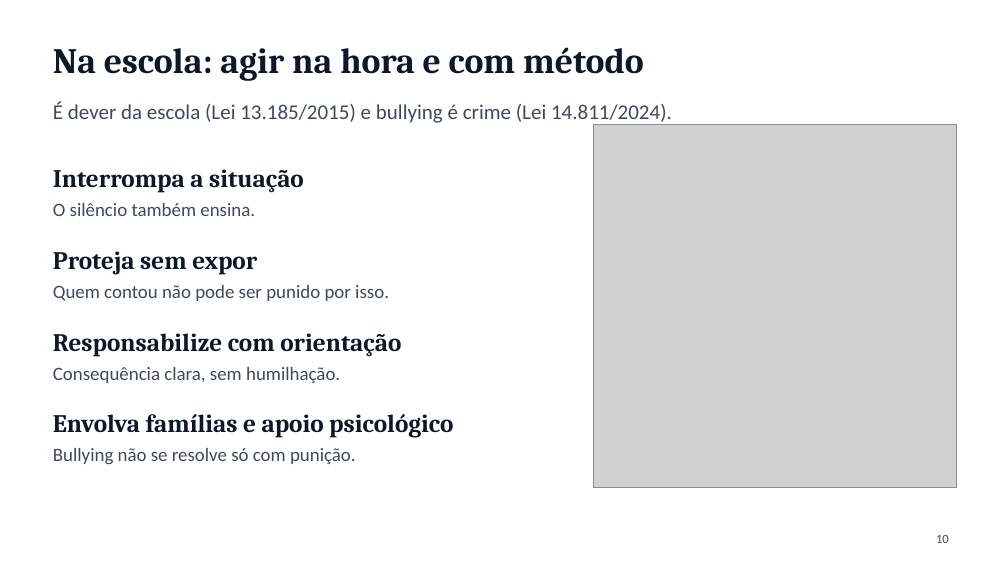
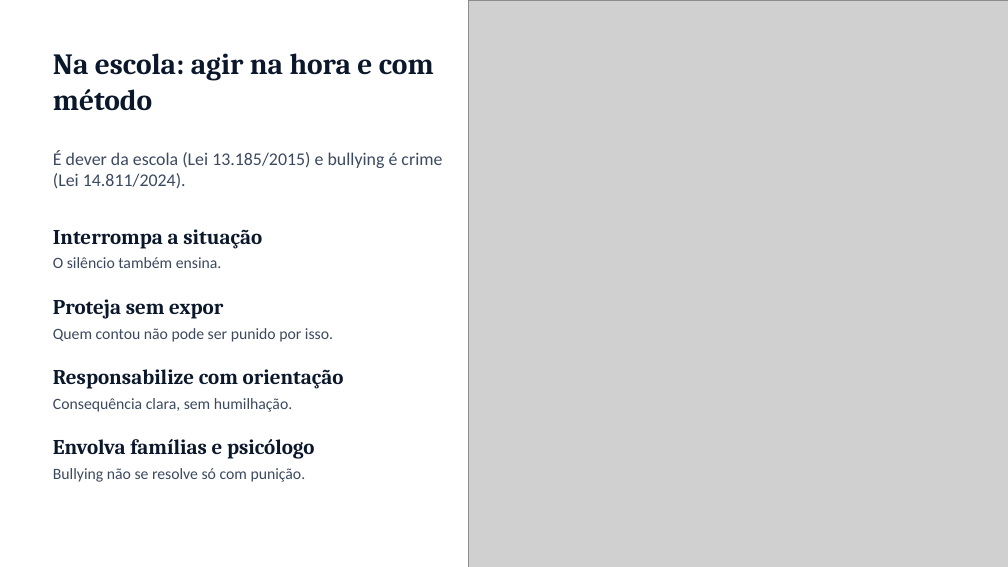
Before and after one commit to ebarroso12/ocorpoexplica, a slide deck: slide 10 of apresentacoes/bullying-saude-mental-escola.pptx. Drawn at 1008x567 pixels with LibreOffice and Linux fonts; fonts in the diff are those of the drawing; grey boxes stand for pictures; background and template pictures are left out. Boxes give left, top, right and bottom in pixels: in the first picture for what was removed or moved away, otherwise in the second. Text is boxed around its words. In the diff, an @@ line names an element or a change of style, - is before the commit and + after.

```diff
--- a/apresentacoes/bullying-saude-mental-escola.pptx
+++ b/apresentacoes/bullying-saude-mental-escola.pptx
@@ picture added at [469,0,1008,567] @@
@@ title "Na escola: agir na hora ..." at [53,53,434,111]: size 34 to 28 pt @@
@@ text "É dever da escola (Lei ...": place and size @@
-text "É dever da escola (Lei ..." at [53,101,672,125]
+text "É dever da escola (Lei ..." at [53,150,442,189]
@@ text "É dever da escola (Lei ..." at [53,150,442,189]: size 20 to 17 pt @@
@@ picture removed at [594,125,957,488] @@
@@ size 24 to 20 pt in 3 elements at [53,369,344,389], [53,299,223,319], [53,229,262,249] @@
@@ text "Interrompa a situação": place and size @@
-text "Interrompa a situação" at [53,169,304,193]
+text "Interrompa a situação" at [53,229,262,249]
@@ size 18 to 15 pt in 4 elements at [53,468,306,482], [53,398,292,412], [53,328,333,342], [53,257,222,268] @@
@@ text "O silêncio também ensina.": place and size @@
-text "O silêncio também ensina." at [53,203,255,216]
+text "O silêncio também ensina." at [53,257,222,268]
@@ text "Proteja sem expor": place and size @@
-text "Proteja sem expor" at [53,251,257,275]
+text "Proteja sem expor" at [53,299,223,319]
@@ text "Quem contou não pode ser ...": place and size @@
-text "Quem contou não pode ser ..." at [53,285,389,301]
+text "Quem contou não pode ser ..." at [53,328,333,342]
@@ text "Responsabilize com orientação": place and size @@
-text "Responsabilize com orientação" at [53,333,401,357]
+text "Responsabilize com orientação" at [53,369,344,389]
@@ text "Consequência clara, sem humilhação.": place and size @@
-text "Consequência clara, sem humilhação." at [53,367,340,383]
+text "Consequência clara, sem humilhação." at [53,398,292,412]
@@ text at [53,439,315,459]: text changed; size 24 to 20 pt @@
-Envolva famílias e apoio psicológico
+Envolva famílias e psicólogo
@@ text "Bullying não se resolve só ...": place and size @@
-text "Bullying não se resolve só ..." at [53,448,356,464]
+text "Bullying não se resolve só ..." at [53,468,306,482]
@@ page number removed at [936,535,949,543] @@
-10
```
Also in this commit, not shown: 12 other slides changed, 9 other files.
